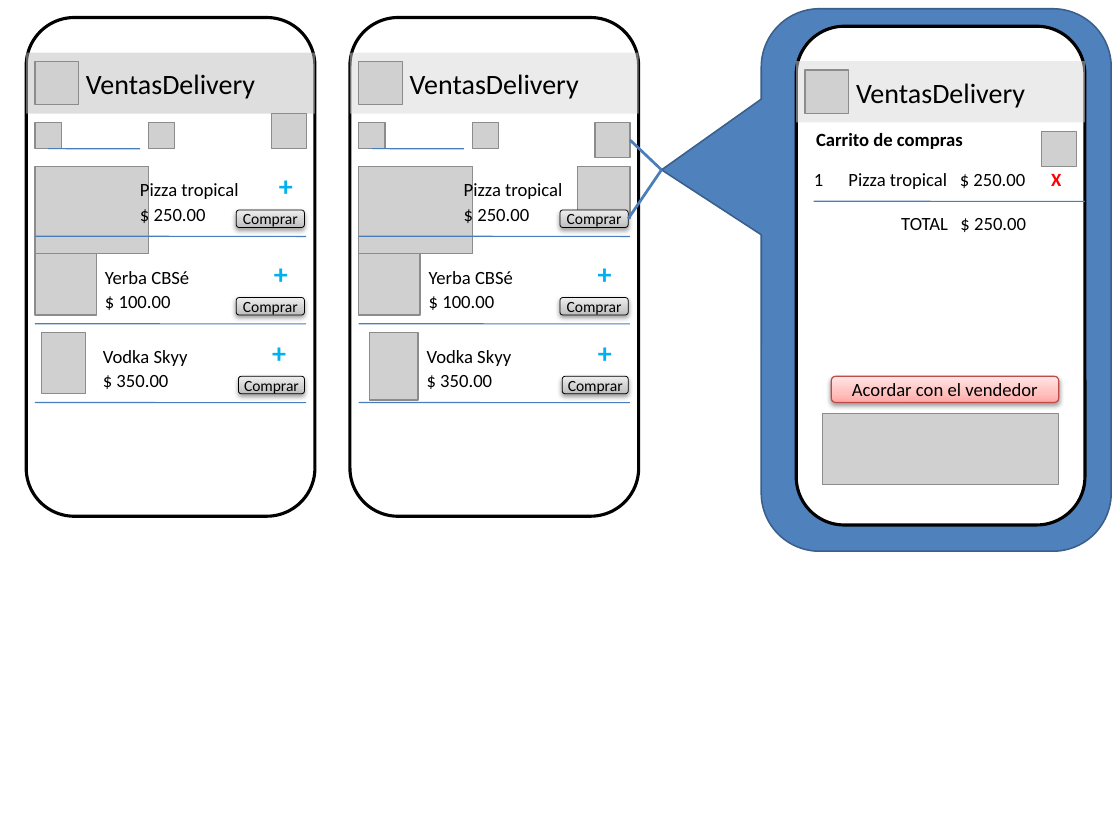
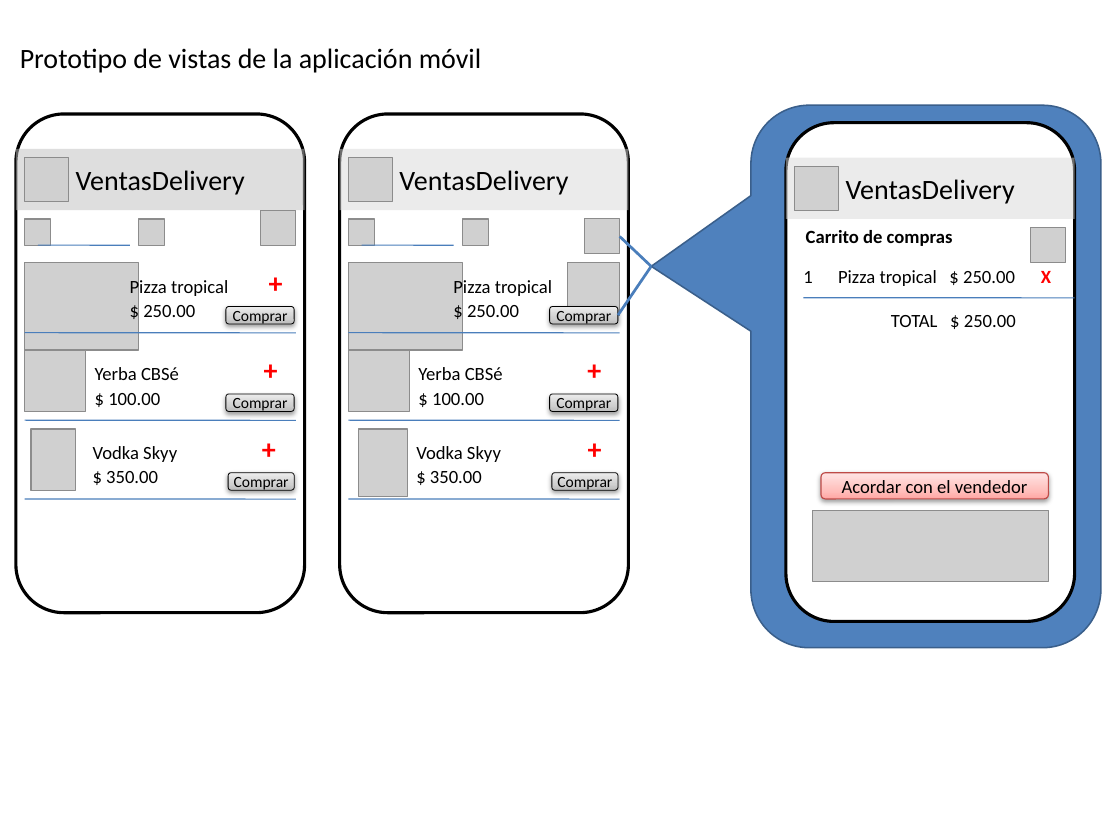
Before and after one commit to MiguelAlfredoAguero/MiProyecto, a slide deck: slide 1 of PrototiposVista.pptx. Drawn at 1120x840 pixels with LibreOffice and Linux fonts; fonts in the diff are those of the drawing; grey boxes stand for pictures; background and template pictures are left out. Boxes give left, top, right and bottom in pixels: in the first picture for what was removed or moved away, otherwise in the second. Text is boxed around its words. In the diff, an @@ line names an element or a change of style, - is before the commit and + after.

Commit message:
Prototipo vistas web

```diff
--- a/PrototiposVista.pptx
+++ b/PrototiposVista.pptx
@@ text added at (x1=20, y1=48, x2=481, y2=73), 18 pt, text #000000 @@
+Prototipo de vistas de la aplicación móvil
@@ picture removed at (x1=35, y1=166, x2=149, y2=253) @@
@@ picture removed at (x1=358, y1=166, x2=473, y2=253) @@
@@ picture added at (x1=25, y1=263, x2=139, y2=351) @@
@@ picture removed at (x1=35, y1=254, x2=96, y2=316) @@
@@ picture added at (x1=348, y1=263, x2=463, y2=351) @@
@@ picture removed at (x1=358, y1=254, x2=420, y2=316) @@
@@ 13 pictures, 11 lines, 8 rounded rectangles, 8 texts, 3 rectangles, 1 rounded speech box moved together from (x1=26, y1=9, x2=1111, y2=551) to (x1=16, y1=105, x2=1100, y2=647) @@
@@ text at (x1=130, y1=278, x2=228, y2=299): text colour #00B0F0 to #FF0000 in "+" @@
@@ 2 rounded rectangles, 1 picture, 1 text moved together from (x1=236, y1=69, x2=1026, y2=230) to (x1=226, y1=167, x2=1016, y2=327) @@
@@ picture added at (x1=25, y1=351, x2=86, y2=412) @@
@@ picture added at (x1=348, y1=351, x2=410, y2=412) @@
@@ text at (x1=95, y1=367, x2=179, y2=380): text colour #00B0F0 to #FF0000 in "+" @@
@@ text at (x1=418, y1=367, x2=503, y2=380): text colour #00B0F0 to #FF0000 in "+" @@
@@ text at (x1=93, y1=446, x2=177, y2=462): text colour #00B0F0 to #FF0000 in "+" @@
@@ text at (x1=416, y1=446, x2=501, y2=462): text colour #00B0F0 to #FF0000 in "+" @@
```
Also in this commit, not shown: 3 slides added, 1 other file.
